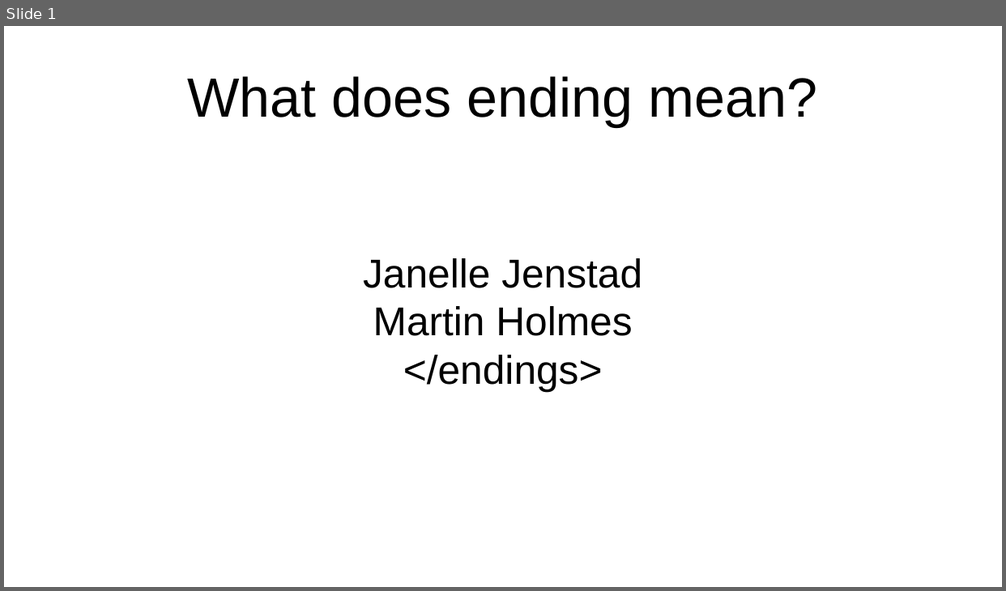
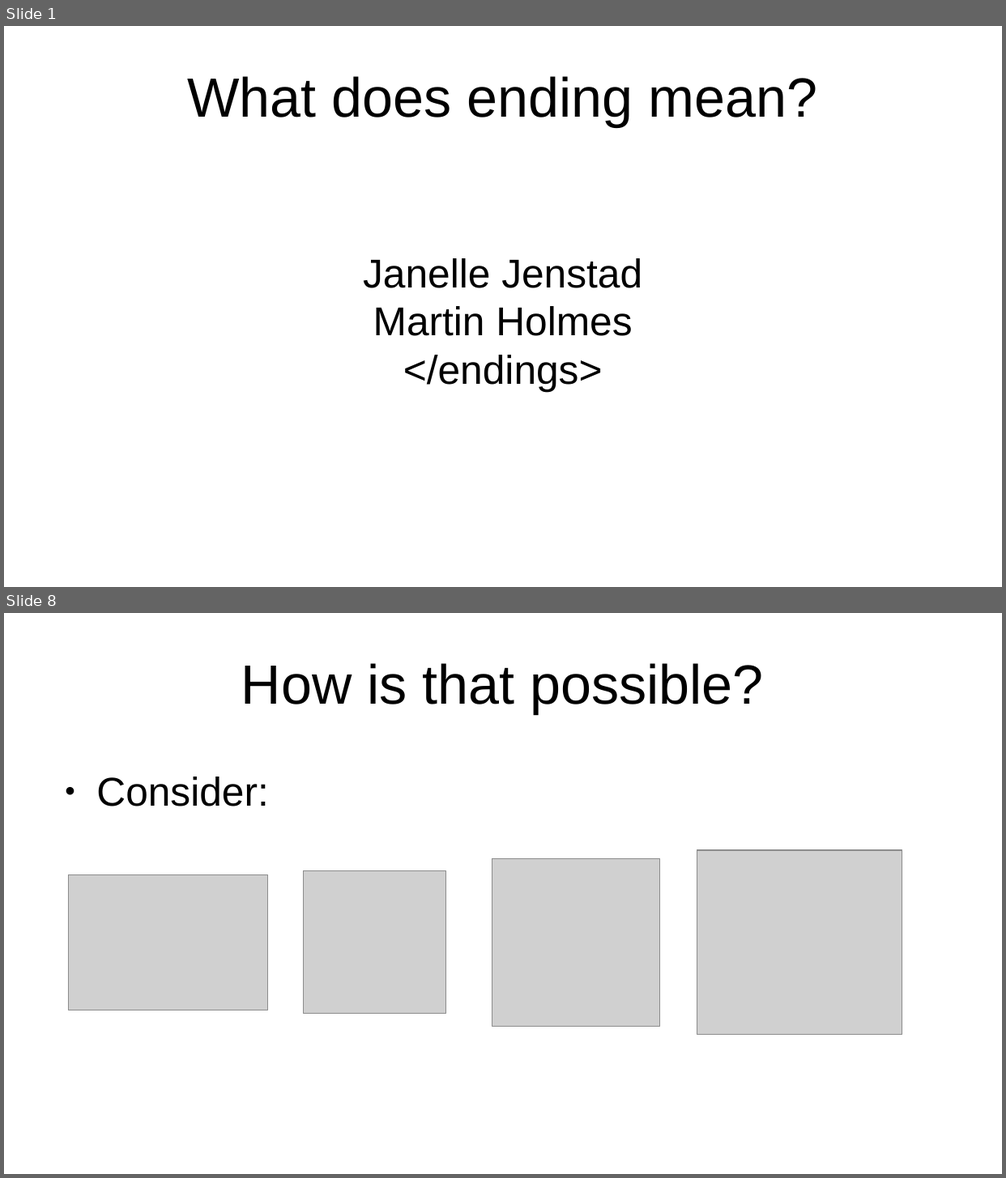
Before and after one commit to projectEndings/Endings, a slide deck: presentations/dhsi2019/what_does_ending_mean.odp. Shown one above the other, each under a label of ours: slide 1 before the commit, slides 1 and 8 after it; the slides between them are not shown. The pictures are 1006x591 and 1006x1178 pixels, drawn with LibreOffice and Linux fonts; fonts in the diff are those of the drawing; grey boxes stand for pictures; background and template pictures are left out. Boxes give left, top, right and bottom in pixels: in the first picture for what was removed or moved away, otherwise in the second. Text is boxed around its words. In the diff, an @@ line names an element or a change of style, - is before the commit and + after.

```diff
--- a/presentations/dhsi2019/what_does_ending_mean.odp
+++ b/presentations/dhsi2019/what_does_ending_mean.odp
@@ slide 8 added at [4,613,1002,1174], background #FFFFFF @@
@@ title added at [241,663,763,714], 44 pt, text #000000 @@
+How is that possible?
@@ text added at [96,777,268,807], 32 pt, text #000000 @@
+● Consider:
@@ picture added at [697,850,902,1035] @@
@@ picture added at [68,875,267,1011] @@
@@ picture added at [304,871,446,1013] @@
@@ picture added at [492,859,659,1027] @@
```
Also in this commit, not shown: 21 other slides added, 12 other files.
